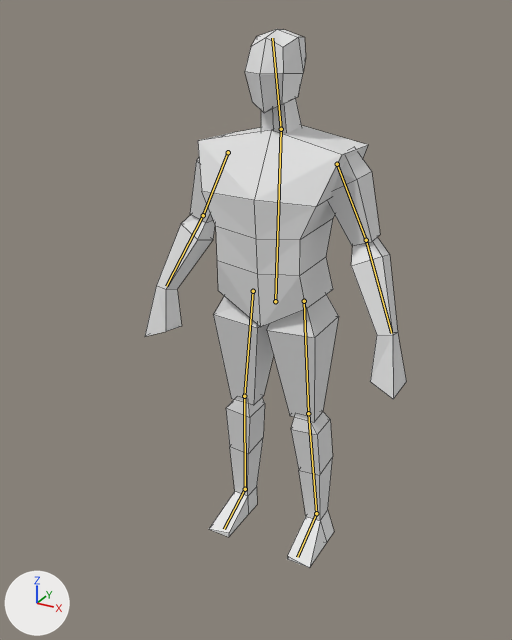
One commit to the Blender file model.blend: the scene before it, then after it.
One viewpoint serves both versions: a 50 mm lens placed at (1.067, -2.085, 1.975), pointed at (-0.075, -0.007, 0.936). Every picture has the same lights, and +X, +Y and +Z are marked at lower left. The bones that bend it are drawn over the model as lines. Mesh edges are drawn as thin lines.
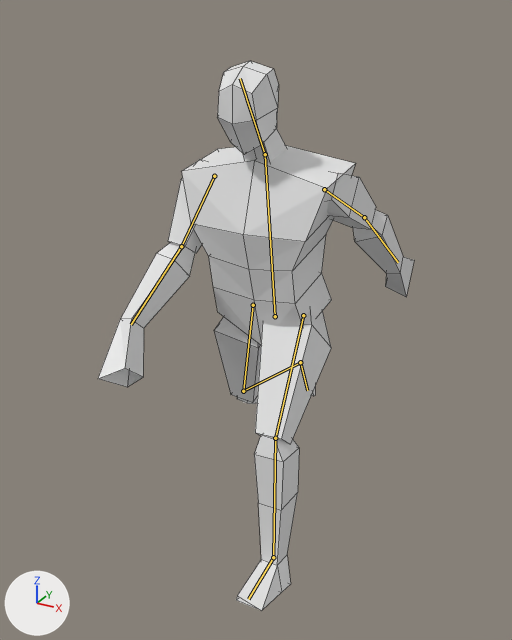
The newer file adds an action. The first version stands in its rest pose; the second is drawn at frame 1 of the action 'run_loop_scrap_2'.

Pixel boxes (x1, y1, x2, y2) of what changed, in the pictures (512 x 640 px):
'Cube', posed (21% wider)
    before: (145, 29, 406, 568)
    after: (98, 61, 414, 611)
bone 'body', root to tip
    before: (275, 301) to (281, 129)
    after: (275, 316) to (265, 154)
bone 'head', root to tip
    before: (281, 129) to (272, 38)
    after: (265, 154) to (240, 78)
bone 'upperarm.l', root to tip
    before: (337, 164) to (366, 240)
    after: (324, 189) to (364, 217)
bone 'upperarm.r', root to tip
    before: (228, 152) to (203, 215)
    after: (214, 176) to (181, 246)

The change, as a diff of the scene's bpy script:
```diff
--- a/model.blend.py
+++ b/model.blend.py
@@ bone_body @@
 bone_body = bpy.data.objects['Armature'].pose.bones['body']
-bone_body.location = (0.0, 0.0, 0.0)
-bone_body.rotation_quaternion = (1.0, 0.0, 0.0, 0.0)  # degrees (0, 0, 0)
+bone_body.location = (0.0, -0.059, -0.003)
+bone_body.rotation_quaternion = (0.996, 0.093, 0.0, 0.0)  # degrees (11, 0, 0)
@@ bone_head @@
 bone_head = bpy.data.objects['Armature'].pose.bones['head']  # child of 'body'
-bone_head.rotation_quaternion = (1.0, 0.0, 0.0, 0.0)  # degrees (0, 0, 0)
+bone_head.rotation_quaternion = (0.997, 0.077, 0.0, 0.0)  # degrees (9, 0, 0)
@@ bone_upperarm_l @@
 bone_upperarm_l = bpy.data.objects['Armature'].pose.bones['upperarm.l']  # child of 'body'
-bone_upperarm_l.rotation_quaternion = (1.0, 0.0, 0.0, 0.0)  # degrees (0, 0, 0)
+bone_upperarm_l.rotation_quaternion = (0.911, -0.378, 0.131, -0.102)  # degrees (-46, 9, -17)
@@ bone_upperarm_r @@
 bone_upperarm_r = bpy.data.objects['Armature'].pose.bones['upperarm.r']  # child of 'body'
-bone_upperarm_r.rotation_quaternion = (1.0, 0.0, 0.0, 0.0)  # degrees (0, 0, 0)
+bone_upperarm_r.rotation_quaternion = (0.926, 0.342, 0.115, 0.11)  # degrees (42, 8, 17)
@@ bone_iklegtarget_l @@
 bone_iklegtarget_l = bpy.data.objects['Armature'].pose.bones['iklegtarget.l']
-bone_iklegtarget_l.location = (0.0, 0.0, 0.0)
-bone_iklegtarget_l.rotation_quaternion = (1.0, 0.0, 0.0, 0.0)  # degrees (0, 0, 0)
+bone_iklegtarget_l.location = (-0.004, -0.375, -0.071)
+bone_iklegtarget_l.rotation_quaternion = (0.987, 0.16, 0.0, -0.01)  # degrees (18, 0, -1)
@@ bone_iklegtarget_r @@
 bone_iklegtarget_r = bpy.data.objects['Armature'].pose.bones['iklegtarget.r']
-bone_iklegtarget_r.location = (0.0, 0.0, 0.0)
-bone_iklegtarget_r.rotation_quaternion = (1.0, 0.0, 0.0, 0.0)  # degrees (0, 0, 0)
+bone_iklegtarget_r.location = (0.022, 0.525, -0.367)
+bone_iklegtarget_r.rotation_quaternion = (0.733, -0.679, 0.0, -0.041)  # degrees (-85, -3, -3)
```
